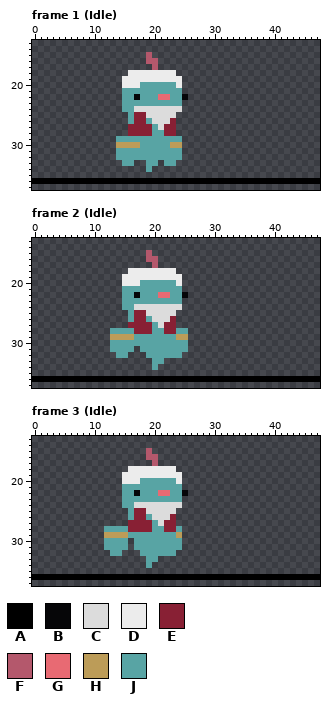
A pixel-art file gets an edit: Resources/Sprites/Characters/Djinni/DjinniAse.aseprite. Above is the file before it was changed.
48x48 pixels, 30 frames. Shown: frame 1 (Idle): x 0..47, y 13..37; frame 2 (Idle): x 0..47, y 13..37; frame 3 (Idle): x 0..47, y 13..37. The commit also changed other frames, which this record leaves out.
Visible layers, top first: "RightHand", "Body", "LeftHand", "Layer 1".
Palette (. is transparent): A #000000  B #060608  C #dcdcdc  D #ececec  E #882034  F #b4586c  G #e86a73  H #bc9c58  J #58a4a4
Pixels before, frame 1 (Idle), first column x 0:
15 ...................F............................
16 ...................FF...........................
17 ....................F...........................
18 ................DDDDDDDD........................
19 ...............DDDDDDDDDD.......................
20 ...............DDDJJJJJJD.......................
21 ...............JJJJJJJJJJ.......................
22 ...............JJBJJJGGJJB......................
23 ...............JJJJJJJJJJ.......................
24 ...............JJCCCCCCCC.......................
25 ................JEECCCCC........................
26 ................JEEJCCCE........................
27 ................EEEEJCEE........................
28 ................EEEEJJEE........................
29 ..............JJJJJJJJJJJ.......................
30 ..............HHHHJJJJJHH.......................
31 ..............JJJJJJJJJJJ.......................
32 ..............JJJJJJJJJJJ.......................
33 ...............JJ..JJ.JJ........................
34 ...................J............................
35 ................................................
36 AAAAAAAAAAAAAAAAAAAAAAAAAAAAAAAAAAAAAAAAAAAAAAAA
Pixels before, frame 2 (Idle), first column x 0:
15 ...................F............................
16 ...................FF...........................
17 ....................F...........................
18 ................DDDDDDDD........................
19 ...............DDDDDDDDDD.......................
20 ...............DDDJJJJJJD.......................
21 ...............JJJJJJJJJJ.......................
22 ...............JJBJJJGGJJB......................
23 ...............JJJJJJJJJJ.......................
24 ...............JJCCCCCCCC.......................
25 ................JEECCCCC........................
26 ................JEEJCCCE........................
27 ................EEEEJCEE........................
28 .............JJJJEEEJJEEJJ......................
29 .............HHHHJJJJJJJHH......................
30 .............JJJJJJJJJJJJJ......................
31 .............JJJJ.JJJJJJJJ......................
32 ..............JJ...JJJJJJ.......................
33 ....................JJ..........................
34 ....................J...........................
35 ................................................
36 AAAAAAAAAAAAAAAAAAAAAAAAAAAAAAAAAAAAAAAAAAAAAAAA
Pixels before, frame 3 (Idle), first column x 0:
15 ...................F............................
16 ...................FF...........................
17 ....................F...........................
18 ................DDDDDDDD........................
19 ...............DDDDDDDDDD.......................
20 ...............DDDJJJJJJD.......................
21 ...............JJJJJJJJJJ.......................
22 ...............JJBJJJGGJJB......................
23 ...............JJJJJJJJJJ.......................
24 ...............JJCCCCCCCC.......................
25 ................JEECCCCC........................
26 ................JEEJCCCE........................
27 ................EEEEJCEE........................
28 ............JJJJEEEEJJEEJ.......................
29 ............HHHHJJJJJJJJH.......................
30 ............JJJJ.JJJJJJJJ.......................
31 ............JJJJ.JJJJJJJJ.......................
32 .............JJ...JJJJJJ........................
33 ...................JJ...........................
34 ...................J............................
35 ................................................
36 AAAAAAAAAAAAAAAAAAAAAAAAAAAAAAAAAAAAAAAAAAAAAAAA
The result:
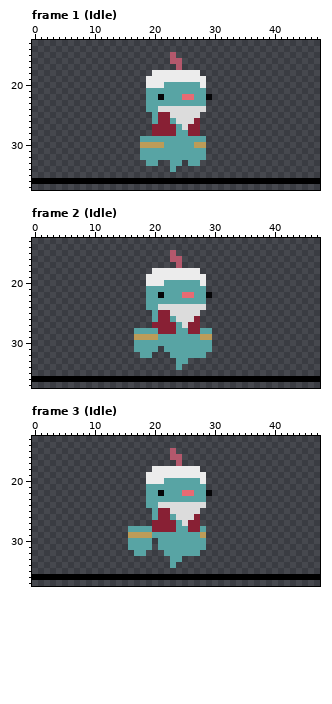
Difference:
Changed rows in their new state; - is an unchanged pixel.
Frame 1 (Idle), layers "RightHand", "Body", "LeftHand":
first column x 14:
15 -----.---F------
16 -----..--FF-----
17 ------.---F-----
18 --....----DDDD--
19 -....------DDDD-
20 -....DDD--JJJJD-
21 -....------JJJJ-
22 -....--BJ--GGJJB
23 -....------JJJJ-
24 -....JJ----CCCC-
25 --....JEE-CCCC--
26 --....JEEJCCCE--
27 --....EE--JCEE--
28 --....EE--JJEE--
29 ....-------JJJJ-
30 ....HHHH-JJJJHH-
31 ....-------JJJJ-
32 ....-------JJJJ-
33 -..-----.-J-JJ--
34 -----.---J------
Frame 2 (Idle), layers "RightHand", "Body", "LeftHand":
first column x 13:
15 ------.---F------
16 ------..--FF-----
17 -------.---F-----
18 ---....----DDDD--
19 --....------DDDD-
20 --....DDD--JJJJD-
21 --....------JJJJ-
22 --....--BJ--GGJJB
23 --....------JJJJ-
24 --....JJ----CCCC-
25 ---....JEE-CCCC--
26 ---....JEEJCCCE--
27 ---....EE--JCEE--
28 ....JJJ-E----EEJJ
29 ....HHHH---JJJJHH
30 ....---------JJJJ
31 ....J---.----JJJJ
32 -..--J-...--JJJJ-
33 -------..--JJ----
34 -------.---J-----
Frame 3 (Idle), layers "RightHand", "Body", "LeftHand":
first column x 12:
15 -------.---F------
16 -------..--FF-----
17 --------.---F-----
18 ----....----DDDD--
19 ---....------DDDD-
20 ---....DDD--JJJJD-
21 ---....------JJJJ-
22 ---....--BJ--GGJJB
23 ---....------JJJJ-
24 ---....JJ----CCCC-
25 ----....JEE-CCCC--
26 ----....JEEJCCCE--
27 ----....EE--JCEE--
28 ....JJJJEE---JEEJ-
29 ....HHHH----JJJJH-
30 ....J---.----JJJJ-
31 ....J---.----JJJJ-
32 -..--J-...--JJJJ--
33 -------..--JJ-----
34 -------.---J------
